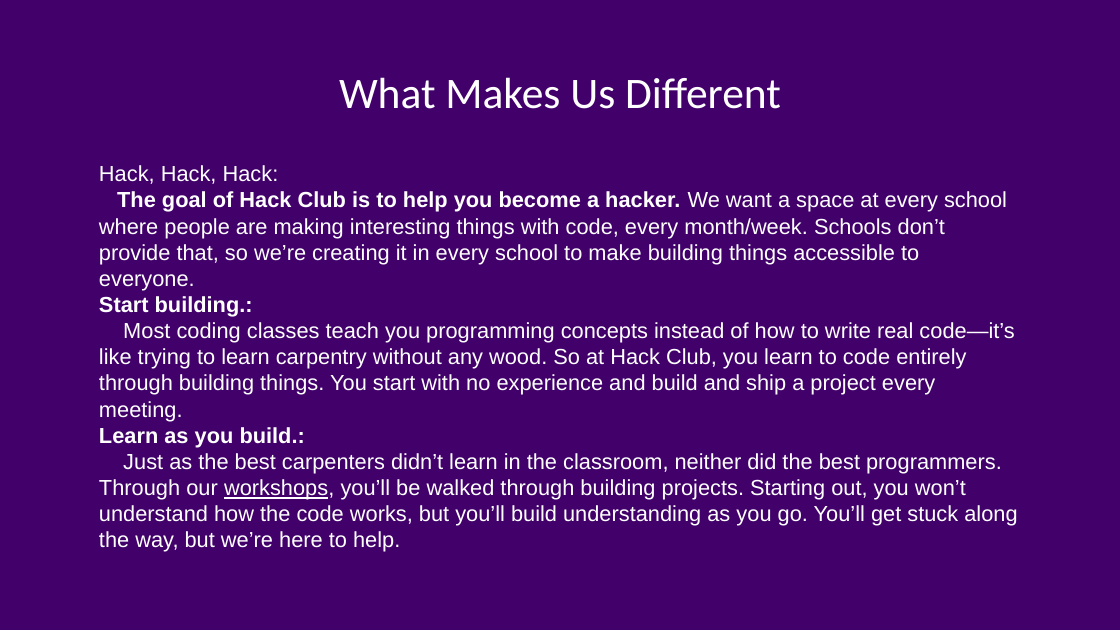
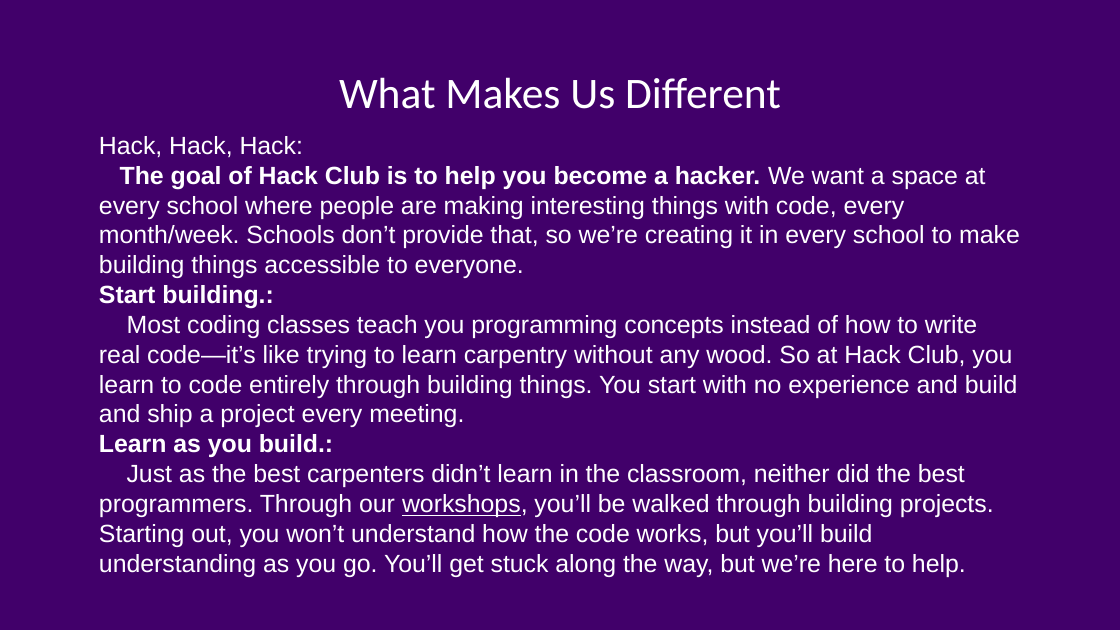
Before and after one commit to Hrushal-Nikhare/Hack-Club-Proposal, a slide deck: slide 7 of HackClub Final.pptx. Drawn at 1120x630 pixels with LibreOffice and Linux fonts; fonts in the diff are those of the drawing; background and template pictures are left out. Boxes give left, top, right and bottom in pixels: in the first picture for what was removed or moved away, otherwise in the second. Text is boxed around its words. In the diff, an @@ line names an element or a change of style, - is before the commit and + after.

Commit message:
ppt changes

```diff
--- a/HackClub Final.pptx
+++ b/HackClub Final.pptx
@@ text "Hack, Hack, Hack:": place and size @@
-text "Hack, Hack, Hack:" at (99,165,1017,552)
+text "Hack, Hack, Hack:" at (99,136,1020,577)
@@ text "Hack, Hack, Hack:" at (99,136,1020,577): size 14 to 16 pt @@
```
Also in this commit, not shown: 6 other slides changed.
